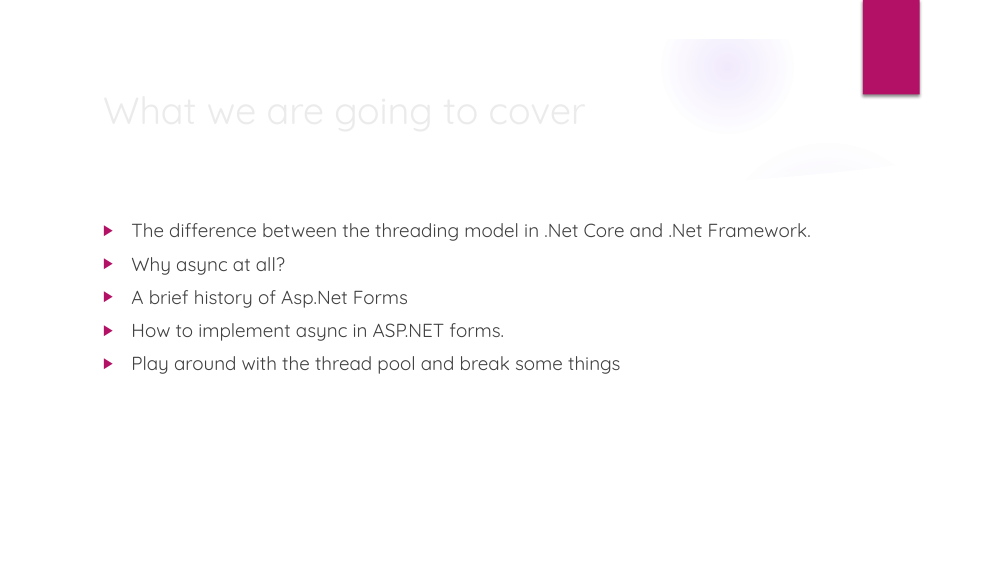
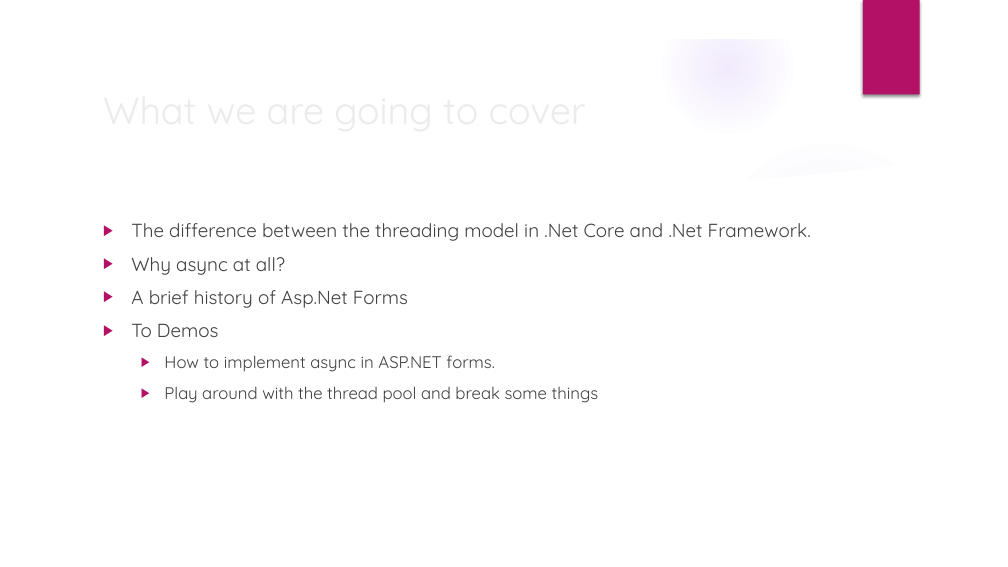
Before and after one commit to P47Phoenix/AsyncBestPractices, a slide deck: slide 3 of Presentation/Sync and Async.pptx. Drawn at 1008x567 pixels with LibreOffice and Linux fonts; fonts in the diff are those of the drawing; background and template pictures are left out. Boxes give left, top, right and bottom in pixels: in the first picture for what was removed or moved away, otherwise in the second. Text is boxed around its words. In the diff, an @@ line names an element or a change of style, - is before the commit and + after.

```diff
--- a/Presentation/Sync and Async.pptx
+++ b/Presentation/Sync and Async.pptx
@@ text at [131,323,219,337]: paragraph added @@
+▶ To Demos
@@ text at [164,355,599,403]: size 18 to 16 pt in "How to implement async in ASP.NET forms.", "Play around with the thread pool and ..."; list level 1 to 2 in "How to implement async in ..."; list level 1 to 2 in "Play around with the thread ..." @@
```
Also in this commit, not shown: 1 other slide changed.
